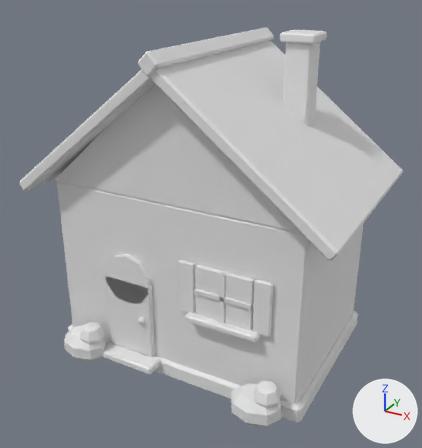
Two versions of the glTF model game/assets/models/cottage.glb, one commit apart.
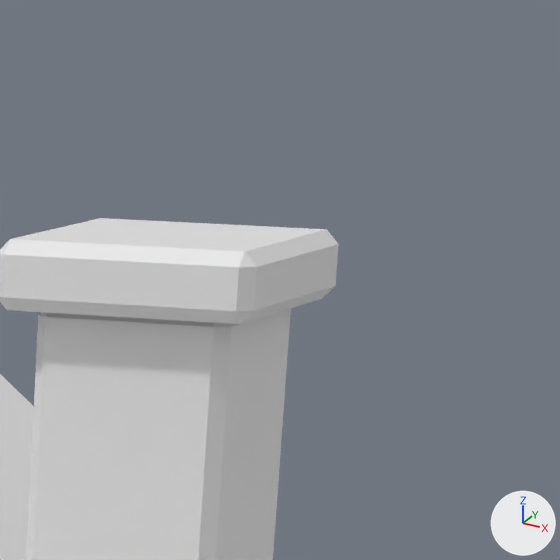
Each version is shown whole from a 50 mm lens placed at (1.614, -3.002, 2.316), pointed at (0.023, -0.11, 0.87), then close up on the part from 67% to 85% of the width and 0% to 17% of the height. Every picture has the same lights, and +X, +Y and +Z are marked at lower right. The older version's two pictures come first. Vertices at exactly the same position are counted once.

Script lines for the objects in view, before the commit:
```python
me_cottage = bpy.data.meshes.new('cottage')
me_cottage.from_pydata(...)  # 464 vertices, 844 faces; spans x -0.98..0.98, y -0.78..0.69, z 0.0..2.0
# faces by material slot: [88, 52, 88, 132, 80, 36, 156, 212]
me_cottage.materials.append(mat_ay_plinth)  # white #e7e7e7
me_cottage.materials.append(mat_ay_wall)  # white #e7e7e7
me_cottage.materials.append(mat_ay_roof)  # white #e7e7e7
me_cottage.materials.append(mat_ay_trim)  # white #e7e7e7
me_cottage.materials.append(mat_ay_door)  # white #e7e7e7
me_cottage.materials.append(mat_ay_knob)  # white #e7e7e7
me_cottage.materials.append(mat_ay_frame)  # white #e7e7e7
me_cottage.materials.append(mat_ay_leaf)  # white #e7e7e7
ob_cottage = bpy.data.objects.new('cottage', me_cottage)
ob_cottage.location = (0.0, 0.0, 0.0)
```
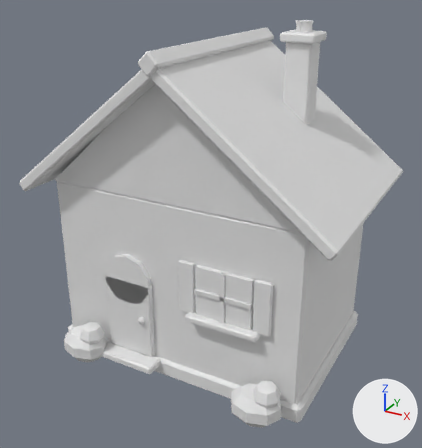
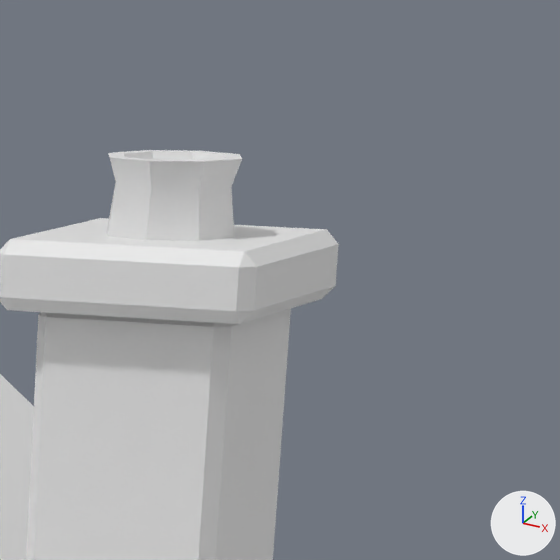
Pixel boxes (x1, y1, x2, y2) of what changed, in the close-ups (560 x 560 px):
'cottage', reshaped
    before: (0, 218, 339, 560)
    after: (0, 150, 339, 560)
part 1 of me_cottage, added
    after: (107, 150, 242, 241)

What the commit changed:
me_cottage is used by ob_cottage; location (0.0, 0.0, 0.0).
me_cottage had 464 vertices, 844 faces and spanned x -0.98..0.98, y -0.78..0.69, z 0.0..2.0.
me_cottage now has 504 vertices, 920 faces and spans x -0.98..0.98, y -0.78..0.69, z 0.0..2.05.
me_cottage part 1: a new loose piece of 40 vertices spanning x 0.4..0.5, y 0.11..0.22, z 2.0..2.05, in mat_ay_trim (white #e7e7e7).
